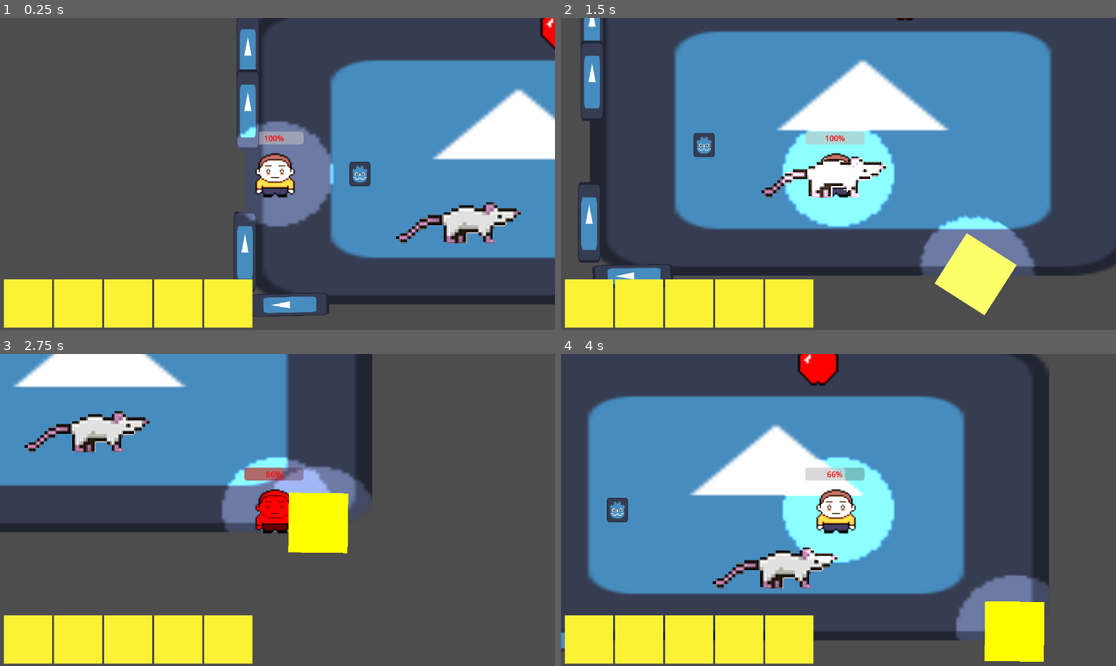
Above: before the commit, frames 1-4 (two rows, left to right).
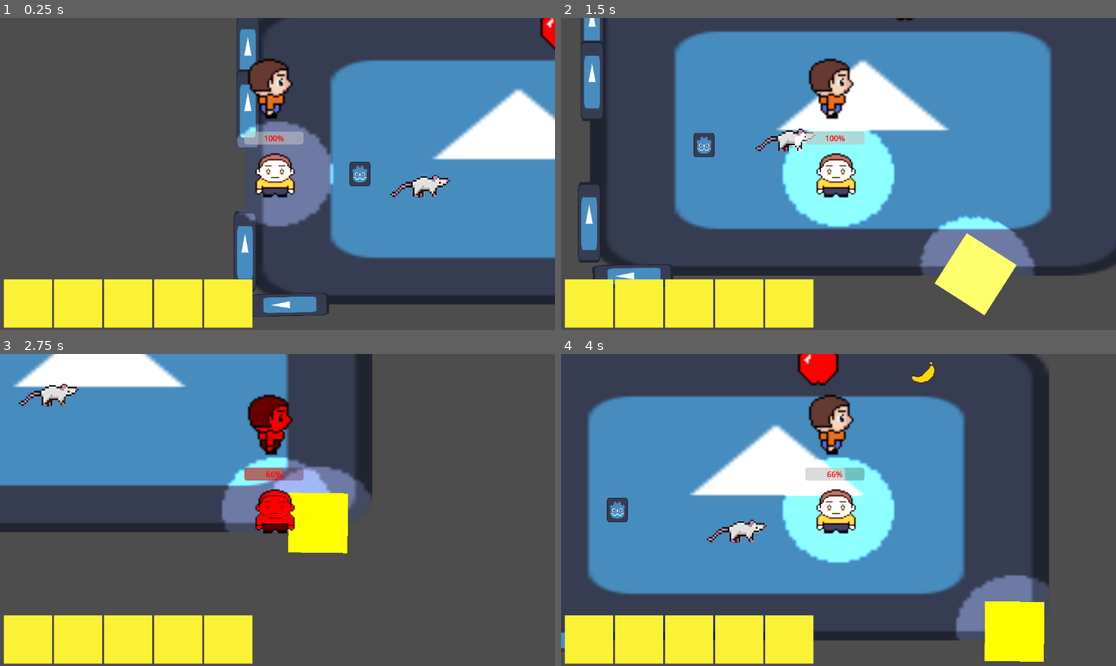
Above: after the commit, the same moments.

Repository: bryanmejiapalma/The-Matrix-Studio
Game: Godot game, scene res://game.tscn
Two runs of this game, one before a commit and one after it. Both use one fixed random seed, a clock stepped at 60 frames per second and the inputs below. The engine's default icon, where the game draws it, is replaced by a stand-in: a white triangle on a blue panel in a dark square.
Inputs (mouse positions are in pixels of both pictures, inside the frame that each line leads up to):
- Up to frame 1 (0.25 s): no input
- Up to frame 2 (1.5 s): move the mouse to (960, 158) at 0.52 s; hold D (ui_right) 0.53-1.28 s; hold Shift (boost) 0.53-1.28 s; click (960, 158) at 0.67 s; move the mouse to (727, 189) at 1.27 s; hold S (ui_down) from 1.28 s (still down); tap E (interact) at 1.35 s
- Up to frame 3 (2.75 s): move the mouse to (333, 441) at 2.02 s; release S (ui_down) at 2.03 s; hold D (ui_right) from 2.03 s (still down); hold Shift (boost) from 2.03 s (still down)
- Up to frame 4 (4 s): move the mouse to (810, 572) at 2.77 s; release D (ui_right) at 2.78 s; release Shift (boost) at 2.78 s; hold W (ui_up) 2.78-3.53 s; tap E (interact) at 2.85 s; click (810, 572) at 2.92 s; move the mouse to (1005, 556) at 3.52 s; hold A (ui_left) from 3.53 s (still down); hold Shift (boost) from 3.53 s (still down)

The runs differ from the first frame. In frame 1, 3.1% of the frame differs, in the area x 44-94%, y 12-73%; in frame 2, 2.8%; in frame 3, 3.1%; in frame 4, 3.1%, in the area x 26-88%, y 2-94%.

Commit message:
player animation in progress

Diff:
--- a/Player.tscn
+++ b/Player.tscn
@@ -1,8 +1,9 @@
-[gd_scene load_steps=7 format=3 uid="uid://o6yxgp3jif0q"]
+[gd_scene load_steps=13 format=3 uid="uid://o6yxgp3jif0q"]
 
 [ext_resource type="Script" uid="uid://caku1i4c3k7ue" path="res://player.gd" id="1_kpjcp"]
 [ext_resource type="Texture2D" uid="uid://datblw6l7qxr" path="res://Sprite-0002.png" id="2_kne1u"]
 [ext_resource type="PackedScene" uid="uid://bhjm0wh2aj3d3" path="res://player_view.tscn" id="3_kne1u"]
+[ext_resource type="Texture2D" uid="uid://g50imq46tvsh" path="res://sidewalking-Sheet.png" id="4_e80uo"]
 
 [sub_resource type="RectangleShape2D" id="RectangleShape2D_kne1u"]
 size = Vector2(81, 36)
@@ -13,7 +14,49 @@
 [sub_resource type="CircleShape2D" id="CircleShape2D_kne1u"]
 radius = 38.013157
 
+[sub_resource type="AtlasTexture" id="AtlasTexture_cxr5p"]
+atlas = ExtResource("4_e80uo")
+region = Rect2(0, 0, 100, 100)
+
+[sub_resource type="AtlasTexture" id="AtlasTexture_tdg3f"]
+atlas = ExtResource("4_e80uo")
+region = Rect2(100, 0, 100, 100)
+
+[sub_resource type="AtlasTexture" id="AtlasTexture_dtqjt"]
+atlas = ExtResource("4_e80uo")
+region = Rect2(200, 0, 100, 100)
+
+[sub_resource type="AtlasTexture" id="AtlasTexture_5ncpa"]
+atlas = ExtResource("4_e80uo")
+region = Rect2(300, 0, 100, 100)
+
+[sub_resource type="SpriteFrames" id="SpriteFrames_wi0c6"]
+animations = [{
+"frames": [],
+"loop": true,
+"name": &"default",
+"speed": 5.0
+}, {
+"frames": [{
+"duration": 1.0,
+"texture": SubResource("AtlasTexture_cxr5p")
+}, {
+"duration": 1.0,
+"texture": SubResource("AtlasTexture_tdg3f")
+}, {
+"duration": 1.0,
+"texture": SubResource("AtlasTexture_dtqjt")
+}, {
+"duration": 1.0,
+"texture": SubResource("AtlasTexture_5ncpa")
+}],
+"loop": true,
+"name": &"walk",
+"speed": 6.0
+}]
+
 [node name="Player" type="CharacterBody2D"]
+z_index = 1
 position = Vector2(124, 89)
 script = ExtResource("1_kpjcp")
 
@@ -71,5 +114,10 @@
 shape = SubResource("CircleShape2D_kne1u")
 
 [node name="AnimatedSprite2D" type="AnimatedSprite2D" parent="."]
+position = Vector2(-25, -71.000015)
+scale = Vector2(4, 4)
+sprite_frames = SubResource("SpriteFrames_wi0c6")
+animation = &"walk"
+frame_progress = 0.40691712
 
 [connection signal="timeout" from="Timer" to="." method="_on_timer_timeout"]
--- /dev/null
+++ b/banana.gd
@@ -0,0 +1,9 @@
+extends Area2D
+
+@export var heal_amount = 68
+
+func _on_body_entered(body):
+# Check if the thing that touched the apple is the Player
+	if body.has_method("heal"):
+		body.heal(heal_amount)
+	queue_free() # Remove the apple from the scene
--- /dev/null
+++ b/banana.tscn
@@ -0,0 +1,19 @@
+[gd_scene load_steps=4 format=3 uid="uid://bdkilr7cajopf"]
+
+[ext_resource type="Texture2D" uid="uid://ceforogocynai" path="res://banana.png" id="1_mb6cj"]
+[ext_resource type="Script" uid="uid://bk2e1igxkugsl" path="res://banana.gd" id="1_s1qo3"]
+
+[sub_resource type="RectangleShape2D" id="RectangleShape2D_s1qo3"]
+size = Vector2(49, 44)
+
+[node name="Banana" type="Area2D"]
+script = ExtResource("1_s1qo3")
+
+[node name="Sprite2D" type="Sprite2D" parent="."]
+texture = ExtResource("1_mb6cj")
+
+[node name="CollisionShape2D" type="CollisionShape2D" parent="."]
+position = Vector2(6.5, -24)
+shape = SubResource("RectangleShape2D_s1qo3")
+
+[connection signal="body_entered" from="." to="." method="_on_body_entered"]
--- a/game.tscn
+++ b/game.tscn
@@ -10,6 +10,7 @@
 [ext_resource type="Texture2D" uid="uid://yluuq3nrjxvf" path="res://Sprite-0001.png" id="8_j5wjh"]
 [ext_resource type="PackedScene" uid="uid://b3cxq6uhoyp4x" path="res://main.tscn" id="9_vef74"]
 [ext_resource type="PackedScene" uid="uid://dkdk4308g8r3q" path="res://raton.tscn" id="10_hve3p"]
+[ext_resource type="PackedScene" uid="uid://bdkilr7cajopf" path="res://banana.tscn" id="11_mfdv2"]
 
 [node name="Game" type="Node2D"]
 position = Vector2(4, 0)
@@ -63,3 +64,6 @@
 position = Vector2(-7, -128)
 
 [node name="Raton" parent="." instance=ExtResource("10_hve3p")]
+
+[node name="Banana" parent="." instance=ExtResource("11_mfdv2")]
+position = Vector2(1044, 63)
--- a/raton.tscn
+++ b/raton.tscn
@@ -7,8 +7,8 @@
 script = ExtResource("1_115ut")
 
 [node name="Sprite2D" type="Sprite2D" parent="."]
-position = Vector2(623, 410)
-scale = Vector2(0.328, 0.293)
+position = Vector2(537.5, 344.75)
+scale = Vector2(0.15699998, 0.1625)
 texture = ExtResource("2_115ut")
 
 [node name="CollisionShape2D" type="CollisionShape2D" parent="."]
Not shown, added: banana.gd.uid
Binary file added: banana.png
Not shown, added: banana.png.import
Binary file added: behindwalking.gif
Not shown: 1 places in game.tscn that only renumber resources
Binary file added: key.png
Not shown, added: key.png.import
Binary file added: sidewalking-Sheet.png
Not shown, added: sidewalking-Sheet.png.import
